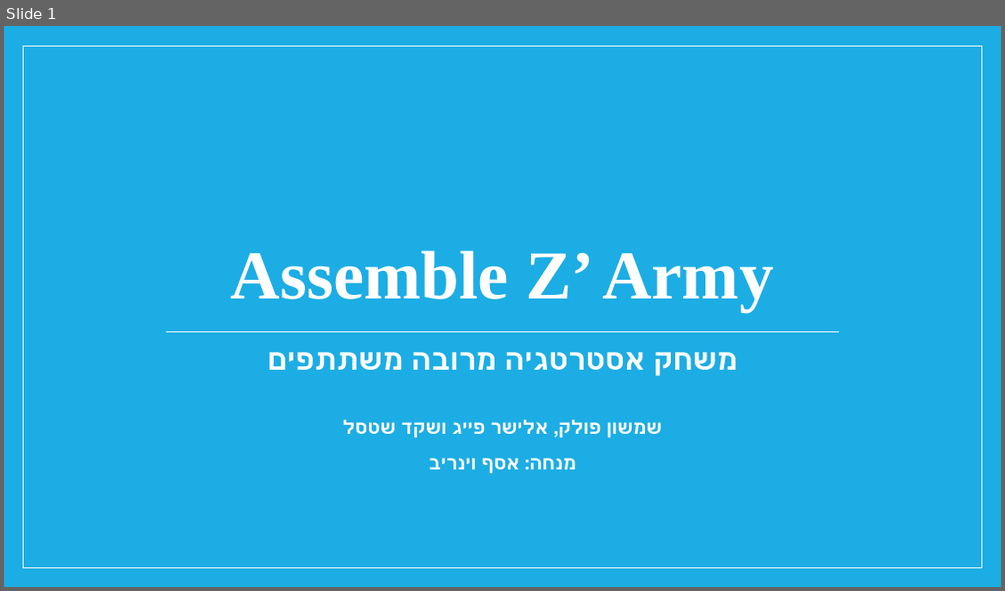
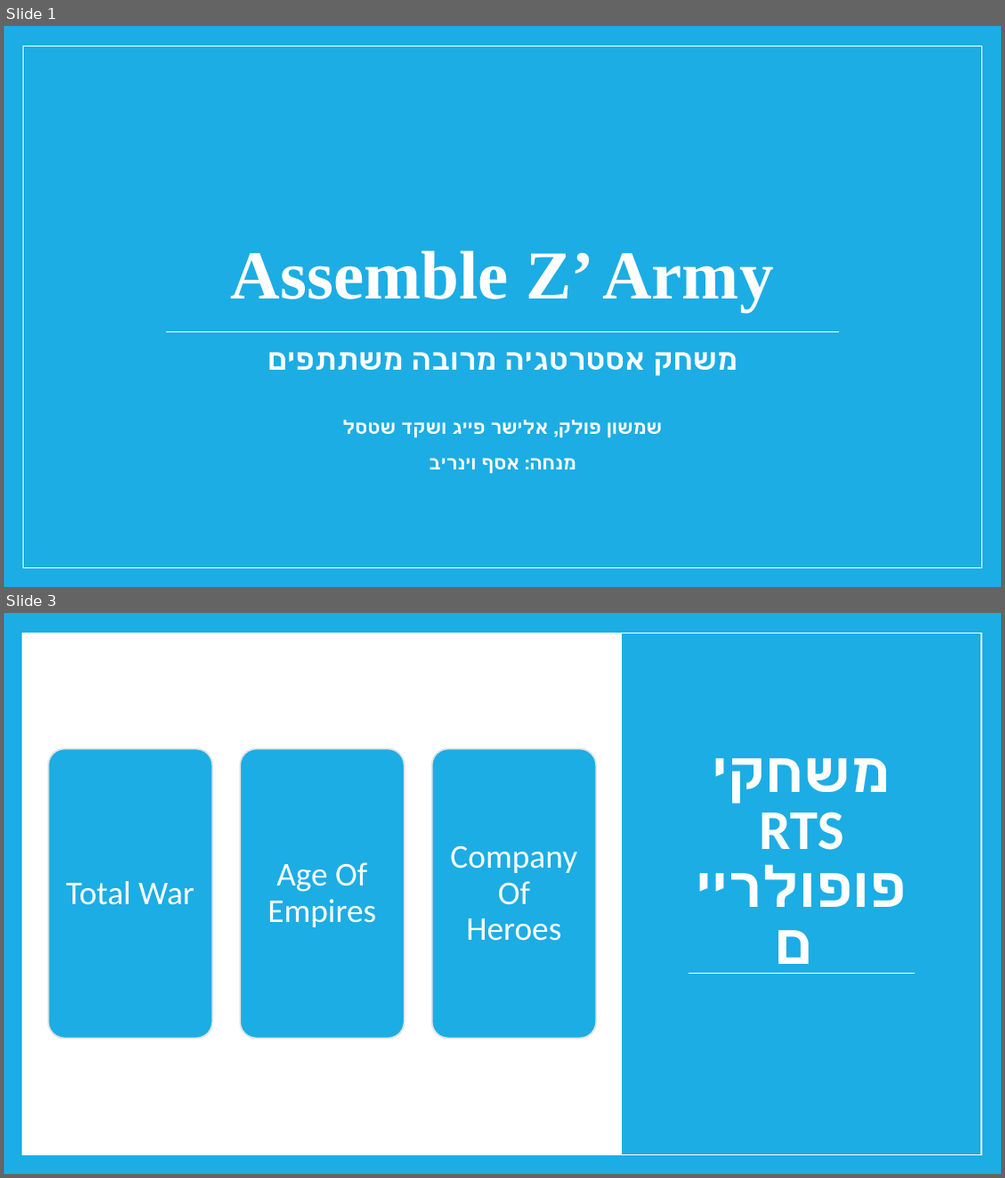
Before and after one commit to eliacharfe/Assemble-Z-Army, a slide deck: דוחות/מצגת.pptx. Shown one above the other, each under a label of ours: slide 1 before the commit, slides 1 and 3 after it; the slides between them are not shown. The pictures are 1005x591 and 1005x1178 pixels, drawn with LibreOffice and Linux fonts; fonts in the diff are those of the drawing. Boxes give left, top, right and bottom in pixels: in the first picture for what was removed or moved away, otherwise in the second. Text is boxed around its words. In the diff, an @@ line names an element or a change of style, - is before the commit and + after.

```diff
--- a/דוחות/מצגת.pptx
+++ b/דוחות/מצגת.pptx
@@ slide 3 added at bbox=[4, 613, 1001, 1174], background #1CADE4 @@
@@ rectangle added at bbox=[23, 633, 981, 1154], fill #FFFFFF, outline #FFFFFF 1 pt @@
@@ rectangle added at bbox=[23, 633, 981, 1154], outline #FFFFFF 1 pt @@
@@ rectangle added at bbox=[622, 633, 981, 1154], fill #1CADE4, outline #FFFFFF 1 pt @@
@@ title added at bbox=[712, 758, 890, 850], 54 pt, text #FFFFFF, bold @@
+משחקי RTS פופולריים
@@ group added at bbox=[48, 749, 596, 1038]: 3 rounded rectangles, 3 texts @@
+Total War
+Age Of Empires
+Company Of Heroes
@@ line added from (688, 973) to (914, 973), #FFFFFF 0.79 pt @@
```
Also in this commit, not shown: 1 slide changed, 9 other slides added.
